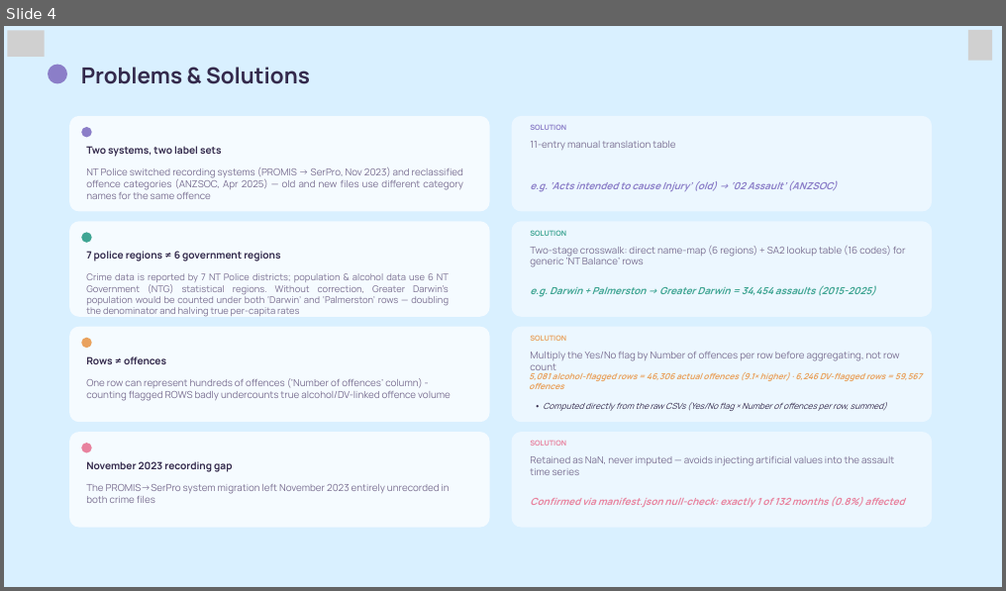
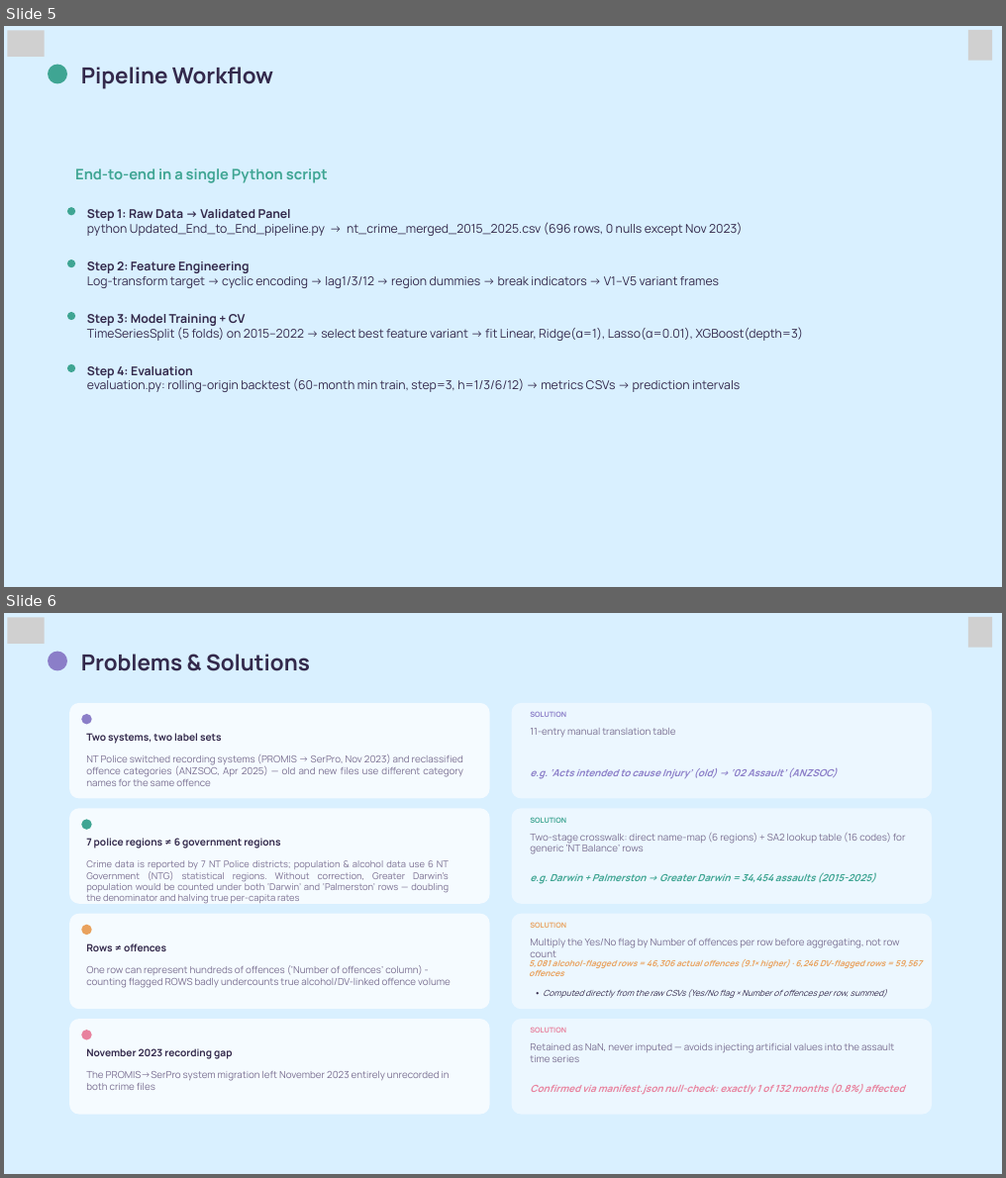
Before and after one commit to HendrickDang/PRT661-DATA-SCIENCE-PRACTICE, a slide deck: Reports/PRT661_Slides.pptx.pptx. Shown one above the other, each under a label of ours: slide 4 before the commit, slides 5 and 6 after it. The pictures are 1006x591 and 1006x1178 pixels, drawn with LibreOffice and Linux fonts; fonts in the diff are those of the drawing; grey boxes stand for pictures. Boxes give left, top, right and bottom in pixels: in the first picture for what was removed or moved away, otherwise in the second. Text is boxed around its words. In the diff, an @@ line names an element or a change of style, - is before the commit and + after.

```diff
--- a/Reports/PRT661_Slides.pptx.pptx
+++ b/Reports/PRT661_Slides.pptx.pptx
@@ slide 5 added at (4, 26, 1002, 587), background #FFFFFF @@
@@ freeform shape added at (4, 26, 1002, 587), fill #D9F0FF @@
@@ picture added at (8, 31, 45, 57) @@
@@ picture added at (968, 30, 992, 61) @@
@@ freeform shape added at (48, 65, 67, 83), fill #3FA593 @@
@@ text added at (81, 67, 273, 89), 32 pt, text #33294B, bold @@
+Pipeline Workflow
@@ text added at (75, 169, 328, 183), 21 pt, text #3FA593, bold @@
+End-to-end in a single Python script
@@ freeform shape added at (67, 207, 75, 215), fill #3FA593 @@
@@ text added at (87, 209, 742, 236), 17.5 pt, text #33294B @@
+Step 1: Raw Data → Validated Panel
+python Updated_End_to_End_pipeline.py → nt_crime_merged_2015_2025.csv (696 rows, 0 nulls except Nov 2023)
@@ freeform shape added at (67, 260, 75, 268), fill #3FA593 @@
@@ text added at (87, 262, 719, 288), 17.5 pt, text #33294B @@
+Step 2: Feature Engineering
+Log-transform target → cyclic encoding → lag1/3/12 → region dummies → break indicators → V1–V5 variant frames
@@ freeform shape added at (67, 312, 75, 320), fill #3FA593 @@
@@ text added at (87, 314, 804, 341), 17.5 pt, text #33294B @@
+Step 3: Model Training + CV
+TimeSeriesSplit (5 folds) on 2015–2022 → select best feature variant → fit Linear, Ridge(α=1), Lasso(α=0.01), XGBoost(depth=3)
@@ freeform shape added at (67, 365, 75, 372), fill #3FA593 @@
@@ text added at (87, 367, 740, 392), 17.5 pt, text #33294B @@
+Step 4: Evaluation
+evaluation.py: rolling-origin backtest (60-month min train, step=3, h=1/3/6/12) → metrics CSVs → prediction intervals
@@ what was slide 4 is now slide 6 @@
```
Also in this commit, not shown: 3 slides changed, 3 other slides added.
